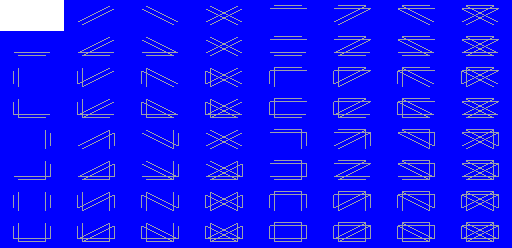
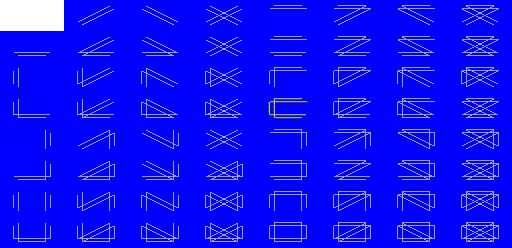
Two versions of the same layered image (512 x 248). Layer-by-layer changes:
added layer "??" above "SA_-" over [268, 99, 309, 119]
